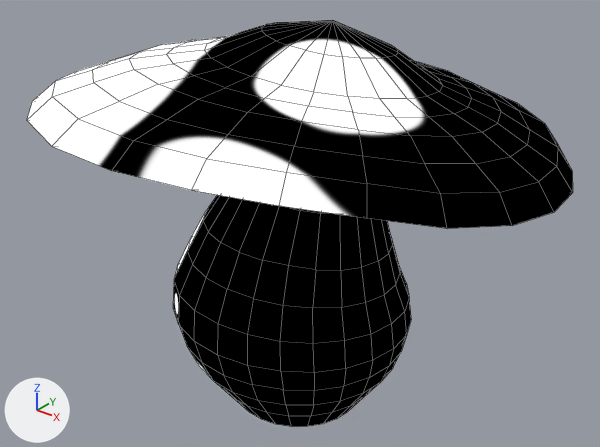
Before and after pictures for a commit that changed the Blender file models/mushroom/mushroom.blend.
One viewpoint serves both versions: a 50 mm camera at (4.26, -5.26, 4.89) aimed at (0.03, 0.03, 1.61). The lights are fixed; the arrows at lower left show +X, +Y and +Z. Mesh edges are drawn as thin lines.
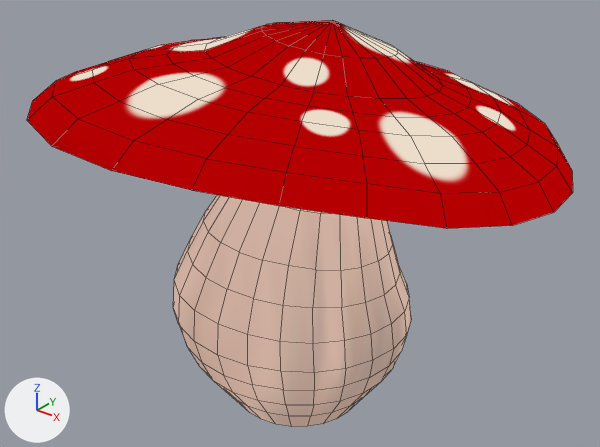
The change, as a diff of the scene's bpy script:
```diff
--- a/models/mushroom/mushroom.blend.py
+++ b/models/mushroom/mushroom.blend.py
@@ img_shroombase @@
+img_shroombase = load_image('ShroomBase', 'ShroomBase.png', 1024, 1024, 'sRGB')
@@ mat_material @@
 n2 = _N.new('ShaderNodeTexImage'); n2.name = 'Image Texture'
-n2.image = img_specularmap
+n2.image = img_shroombase
 _L.new(n1.outputs[0], n0.inputs[0])  # 'Background' to 'Surface'
```

What differs and where, as boxes [x1, y1, x2, y2] in the pictures (600 x 447 px):
'Cube', surface changed: [27, 20, 573, 427] in both
